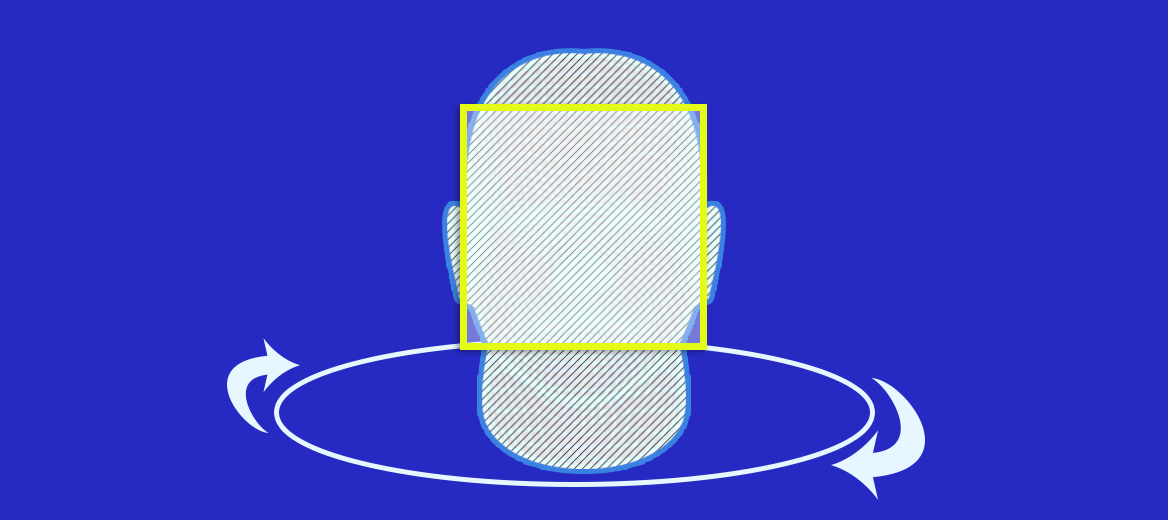
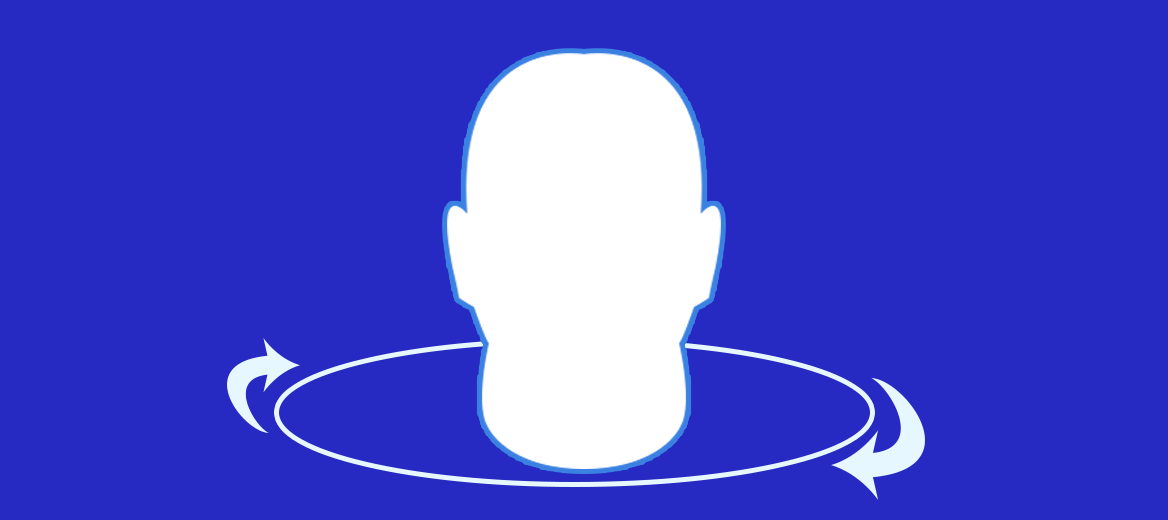
The second (1168, 520) image is a revision of the first. Changes to its layers:
hid "Rectangle 1", painted on it over 460, 104, 707, 350
hid "Layer 5", opacity 11% → 3% over 448, 54, 720, 468
